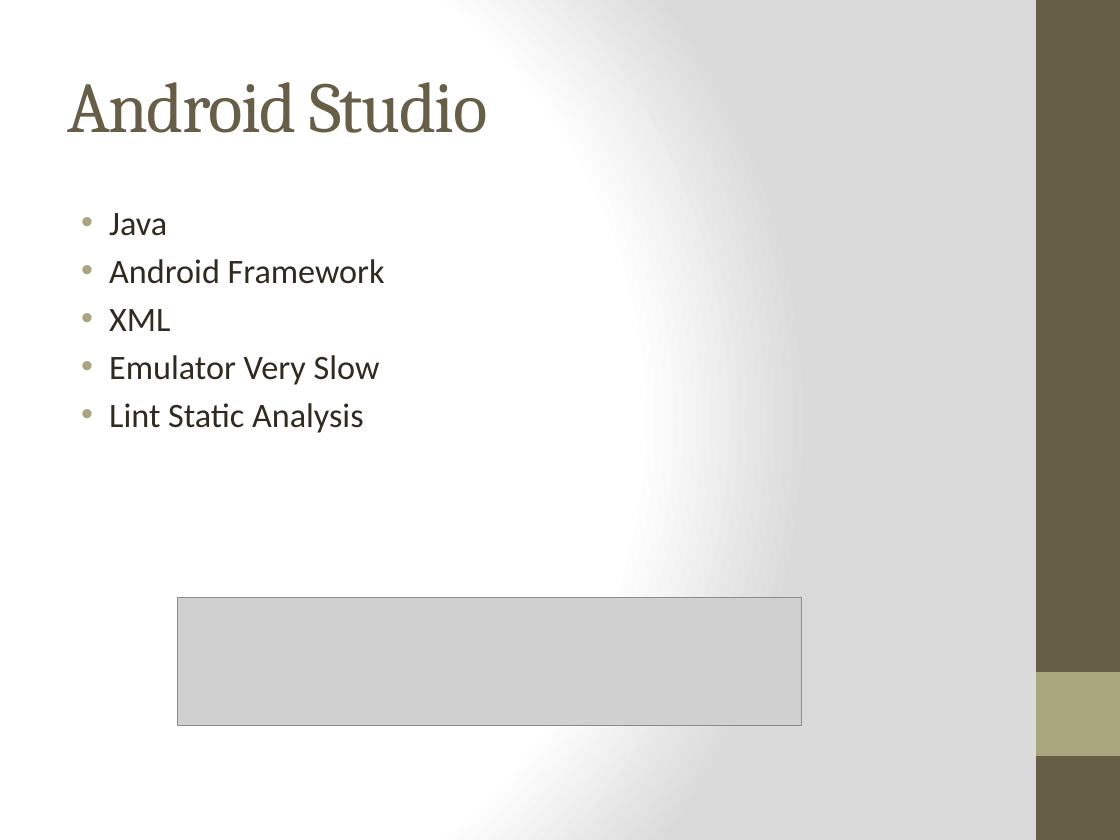
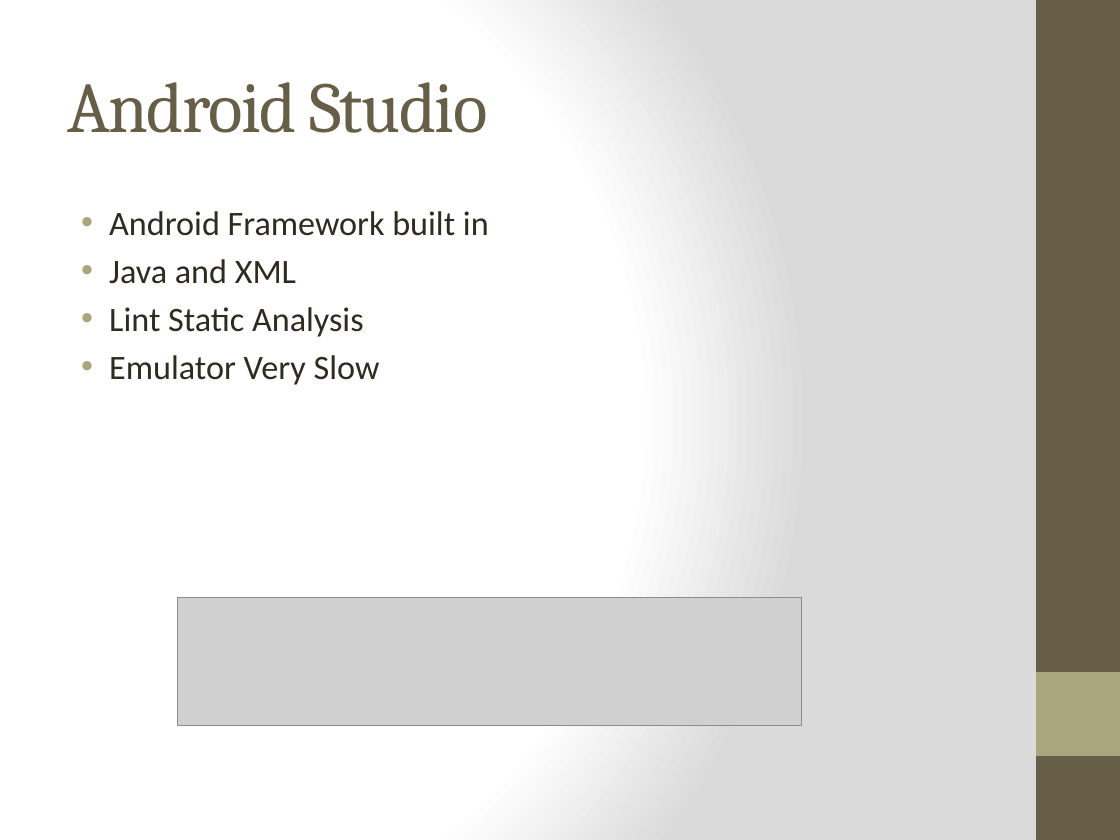
Before and after one commit to nzimmermann/3308-Group_Project, a slide deck: slide 6 of SoftwareProjectPresentation.pptx. Drawn at 1120x840 pixels with LibreOffice and Linux fonts; fonts in the diff are those of the drawing; grey boxes stand for pictures. Boxes give left, top, right and bottom in pixels: in the first picture for what was removed or moved away, otherwise in the second. Text is boxed around its words. In the diff, an @@ line names an element or a change of style, - is before the commit and + after.

```diff
--- a/SoftwareProjectPresentation.pptx
+++ b/SoftwareProjectPresentation.pptx
@@ text at bbox=[109, 211, 489, 337]: text changed @@
-• Java
-• Android Framework
-• XML
+• Android Framework built in
+• Java and XML
+• Lint Static Analysis
@@ text at bbox=[109, 403, 364, 433]: paragraph removed @@
-• Lint Static Analysis
```
Also in this commit, not shown: 6 other slides changed.
